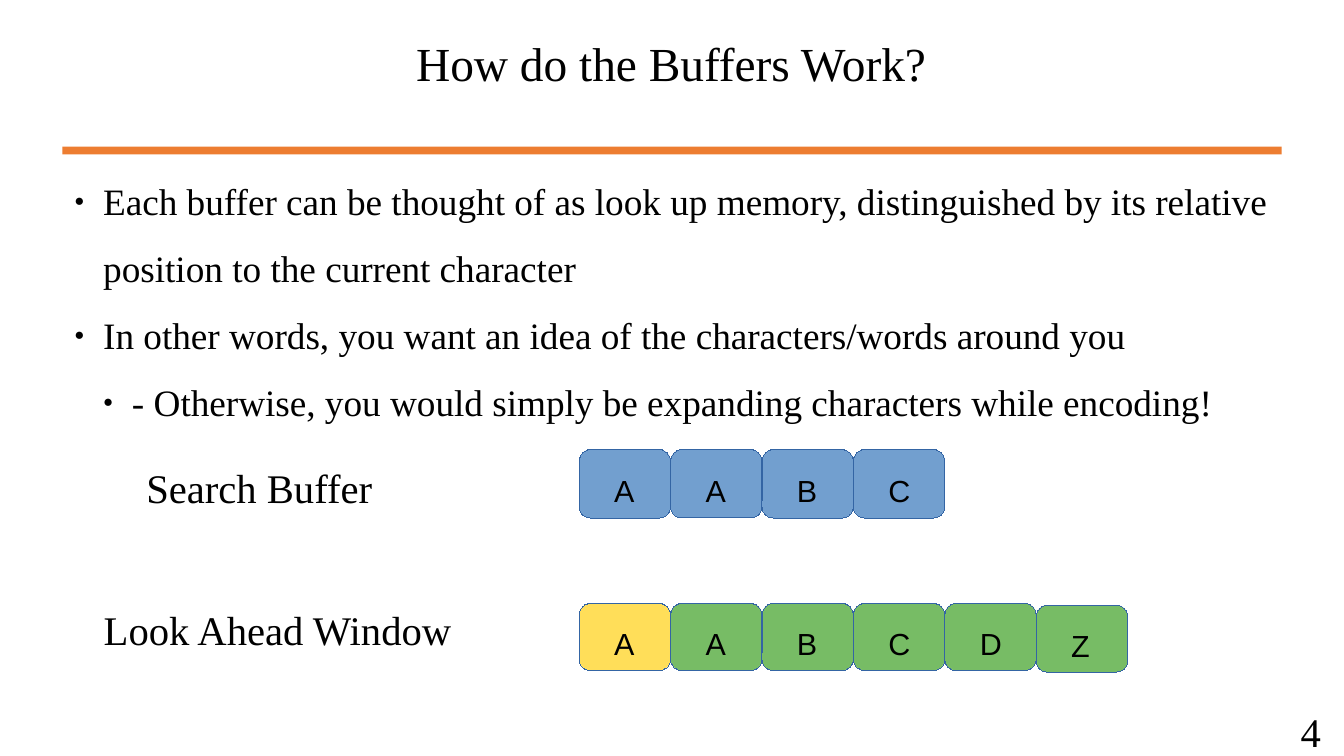
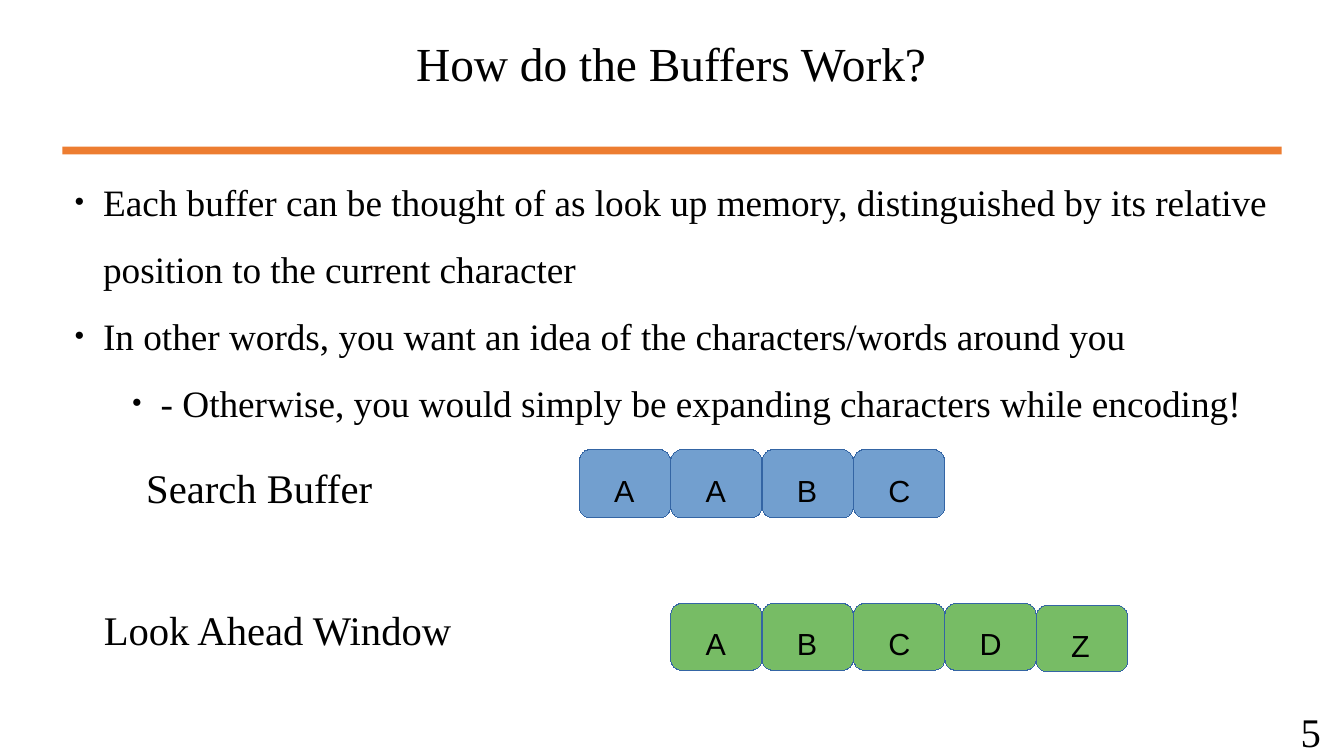
Before and after one commit to wbuz24/undergrad-repo, a slide deck: slide 6 of S24/cs494/notes/LZ77.pptx (slide 5 before the commit). Drawn at 1344x756 pixels with LibreOffice and Linux fonts; fonts in the diff are those of the drawing. Boxes give left, top, right and bottom in pixels: in the first picture for what was removed or moved away, otherwise in the second. Text is boxed around its words. In the diff, an @@ line names an element or a change of style, - is before the commit and + after.

```diff
--- a/S24/cs494/notes/LZ77.pptx
+++ b/S24/cs494/notes/LZ77.pptx
@@ text at bbox=[182, 391, 1241, 424]: list level 2 to 3 in "- Otherwise, you would simply ..." @@
@@ rounded rectangle removed at bbox=[579, 604, 671, 671] @@
@@ text removed at bbox=[614, 634, 634, 655] @@
-A
@@ text at bbox=[1301, 720, 1321, 748]: text changed @@
-4
+5
```
Also in this commit, not shown: 3 other slides changed, 3 slides added, 1 other file.
